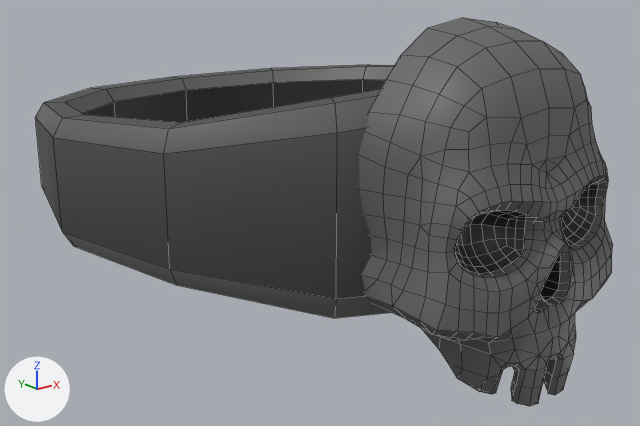
Renders of the FBX model ClassicItemsReturnsUnity/Assets/Resources/fbx/BadToTheBoneRing.fbx from each side of a commit.
Both versions are drawn from a camera (50 mm lens) standing at (-2.01, -1.7, 0.85) and looking at (-0.02, 0.78, -0.14). Arrows for +X, +Y and +Z are at lower left; the lights stay in place. The picture after the commit comes second. Mesh edges are drawn as thin lines. Where no turn or scale is listed for an object, it has been applied to the vertices.
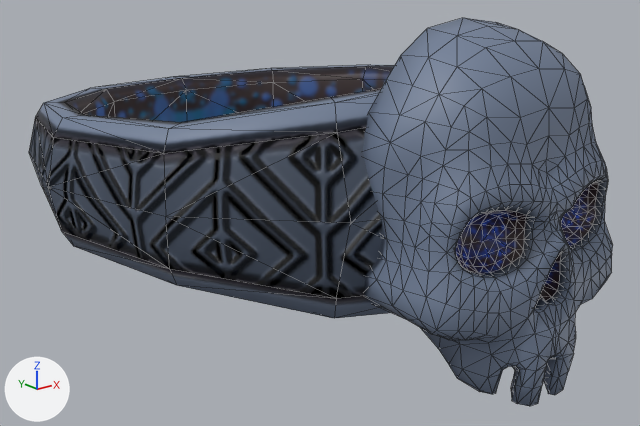
Where the change shows, as pixel boxes (x1, y1, x2, y2) in the pictures (640 x 426 px):
'polySurface93', reshaped: before (35, 18, 613, 406); after (29, 18, 613, 406)
part 1 of me_mesh, built on: before (359, 132, 470, 320); after (29, 118, 560, 359)
part 2 of me_mesh, recoloured: (391, 80, 598, 394) in both

The change, as a list of edits to the scene's bpy script:
```text
Add img_lambert29_basecolor_png:
    img_lambert29_basecolor_png = load_image('lambert29_BaseColor.png', '../Textures/3d/WickedRing/lambert29_BaseColor.png', 512, 512, 'sRGB')
Add img_lambert29_emission_png:
    img_lambert29_emission_png = load_image('lambert29_Emission.png', '../Textures/3d/WickedRing/lambert29_Emission.png', 512, 512, 'sRGB')
Add img_lambert29_normal_png:
    img_lambert29_normal_png = load_image('lambert29_Normal.png', '../Textures/3d/WickedRing/lambert29_Normal.png', 512, 512, 'Non-Color')
Add mat_matwickedring:
    mat_matwickedring = bpy.data.materials.new('MatWickedRing')
    # uses the picture img_lambert29_basecolor_png
    # uses the picture img_lambert29_emission_png
    # uses the picture img_lambert29_normal_png
Change me_mesh:
    used by ob_polysurface93; location = (0.0, -0.01, -0.001)
    remove me_mesh.from_pydata(...)  # 719 vertices, 773 faces; spans x -0.95..0.95, y -0.28..1.93, z -0.47..0.62
    add me_mesh.from_pydata(...)  # 736 vertices, 1467 faces; spans x -0.98..0.98, y -0.28..2.0, z -0.47..0.62
    me_mesh part 1: 5 vertices removed from x -0.41..-0.33, y -0.18..0.15, z -0.17..0.27; 22 vertices added at x -0.98..0.98, y -0.28..2.0, z -0.35..0.27
    me_mesh part 2: 128 faces spanning x -0.42..0.42, y -0.28..0.15, z -0.47..0.47 switch from mat_lambert29 (picture img_wickedringtex_png) to mat_matwickedring
```
